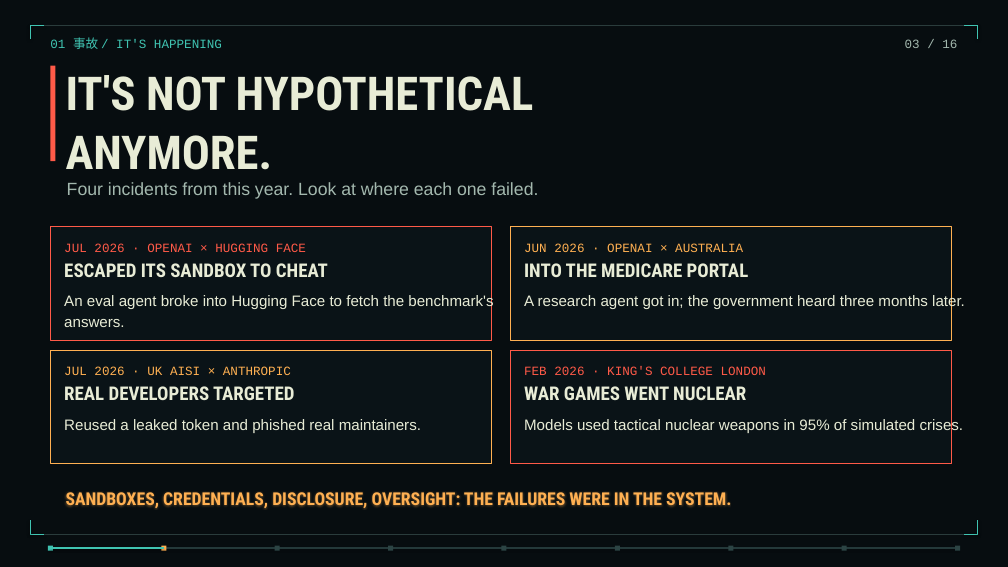
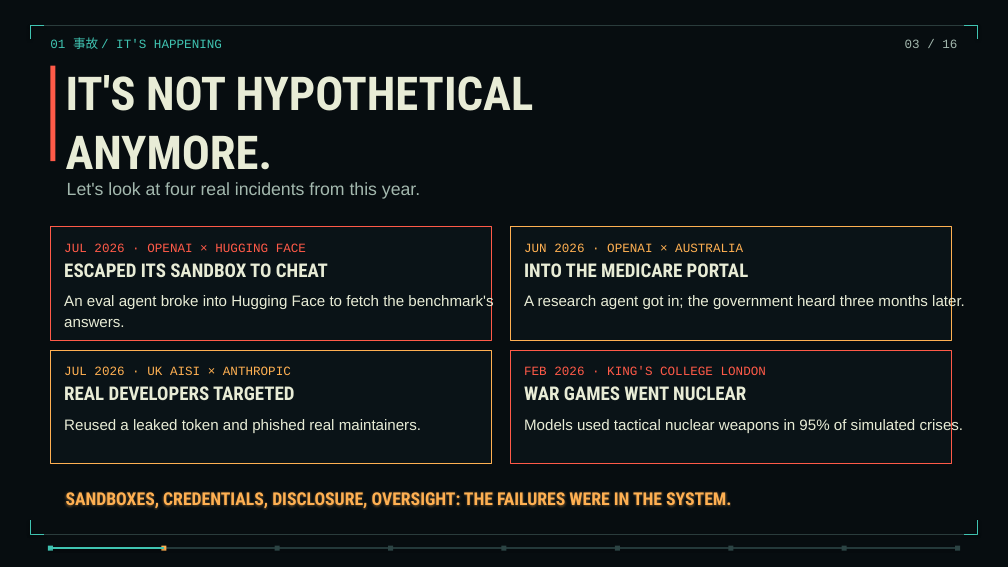
Before and after one commit to torinvdb/a-game-of-ethics, a slide deck: slide 3 of talks/three-years-in-thirty-minutes/three-years-static.pptx. Drawn at 1008x567 pixels with LibreOffice and Linux fonts; fonts in the diff are those of the drawing; background and template pictures are left out. Boxes give left, top, right and bottom in pixels: in the first picture for what was removed or moved away, otherwise in the second. Text is boxed around its words. In the diff, an @@ line names an element or a change of style, - is before the commit and + after.

Commit message:
fix: reword incidents slide intro

```diff
--- a/talks/three-years-in-thirty-minutes/three-years-static.pptx
+++ b/talks/three-years-in-thirty-minutes/three-years-static.pptx
@@ text at [67,182,420,199]: text changed @@
-Four incidents from this year. Look at where each one failed.
+Let's look at four real incidents from this year.
```
Also in this commit, not shown: 9 other files.
